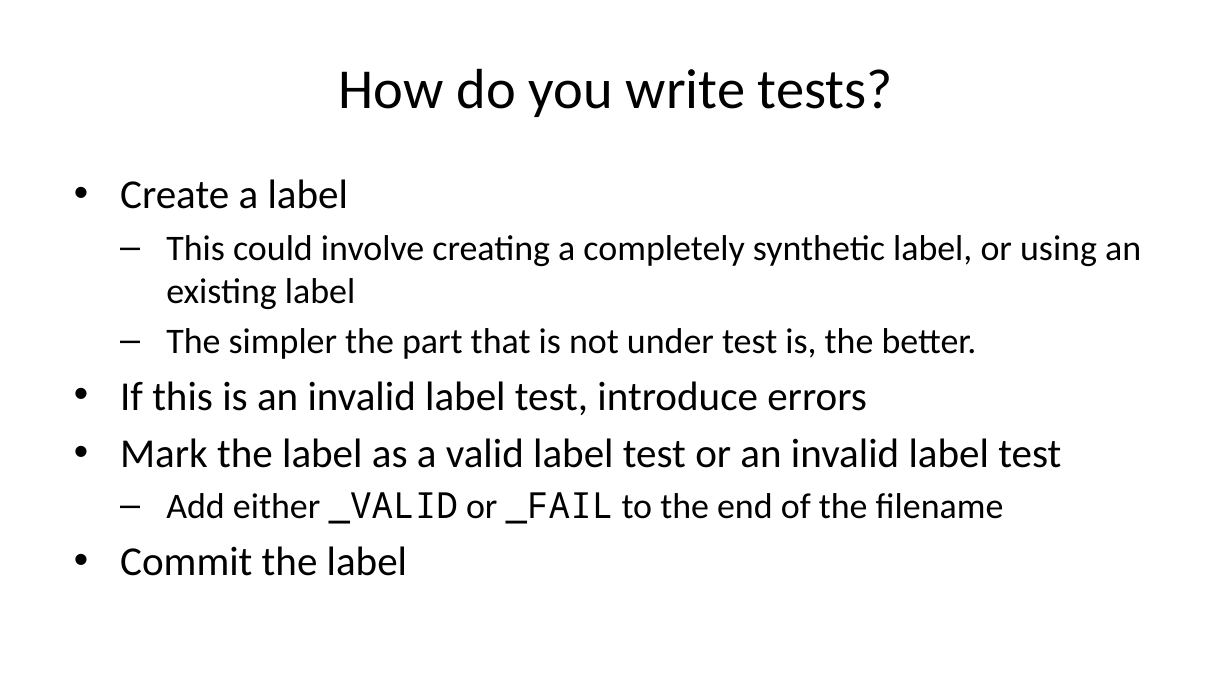
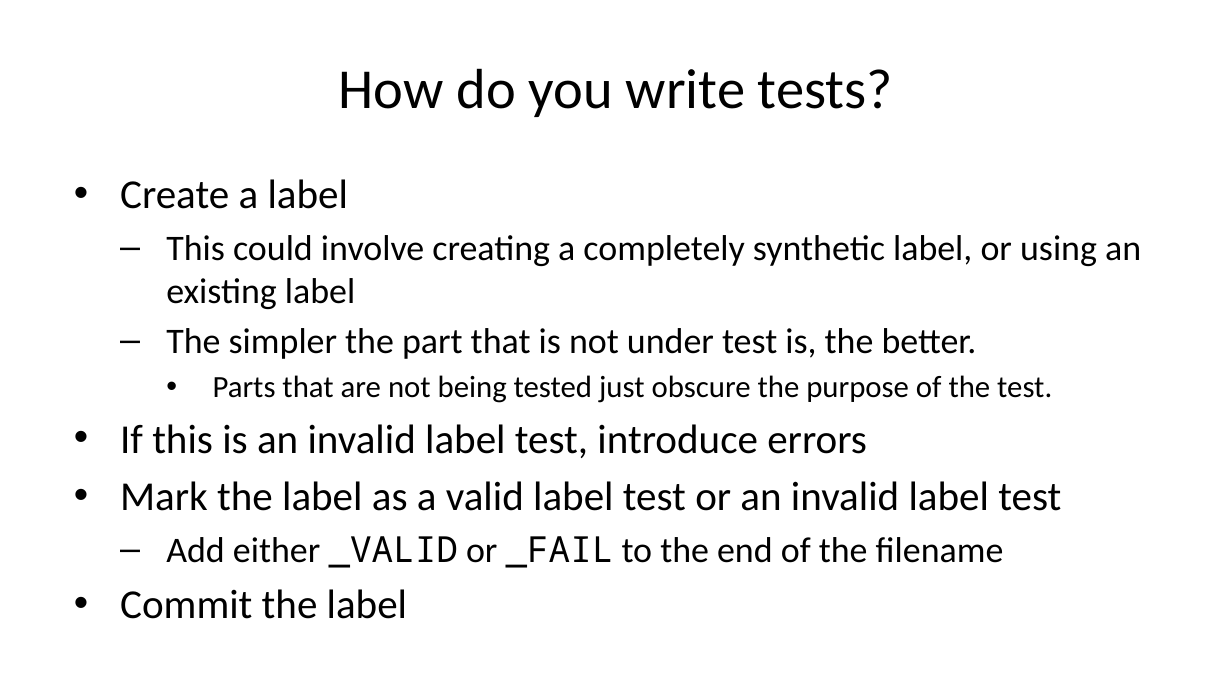
Before and after one commit to sbn-psi/dmsp, a slide deck: slide 9 of LDDTesting/stone-LDDTestingPrinciples.pptx (slide 8 before the commit). Drawn at 1232x693 pixels with LibreOffice and Linux fonts; fonts in the diff are those of the drawing. Boxes give left, top, right and bottom in pixels: in the first picture for what was removed or moved away, otherwise in the second. Text is boxed around its words. In the diff, an @@ line names an element or a change of style, - is before the commit and + after.

Commit message:
Some additions
* Added more rationale for invalid label tests
* Added text about minimizing the non-tested portions of labels
* Added benefits to generating tests from templates

```diff
--- a/LDDTesting/stone-LDDTestingPrinciples.pptx
+++ b/LDDTesting/stone-LDDTestingPrinciples.pptx
@@ text at [213,375,1052,403]: paragraph added @@
+    • Parts that are not being tested just obscure the purpose of the test.
```
Also in this commit, not shown: 4 other slides changed, 2 slides added, 1 other file.
